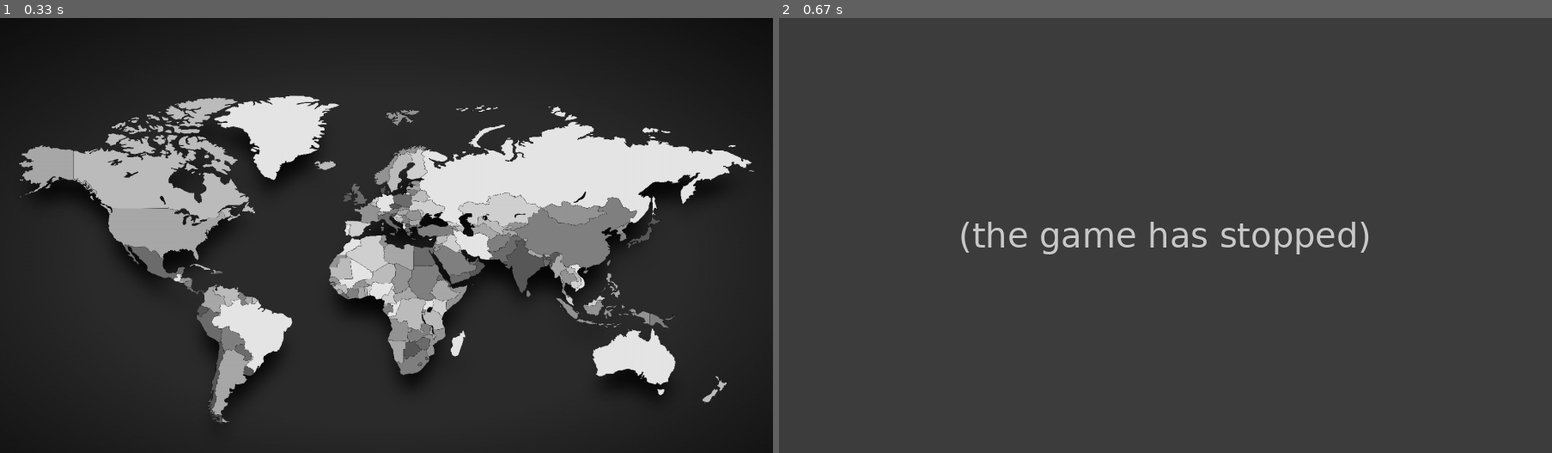
Above: before the commit, frames 1-2 (left to right).
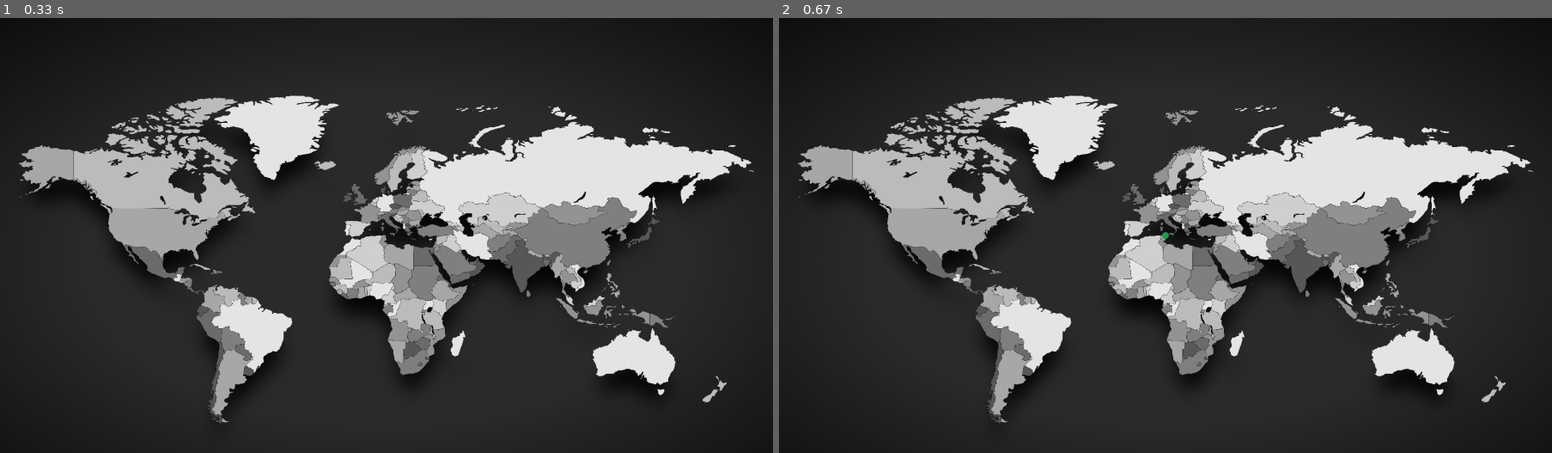
Above: after the commit, the same moments.

Repository: DiegoAlosilla/Simulated-Anneling-Pygame
Game: pygame game, started from main.py
Two runs of this game, one before a commit and one after it. Both use one fixed random seed, a clock stepped at 60 frames per second and the inputs below.
Inputs (mouse positions are in pixels of both pictures, inside the frame that each line leads up to):
- Up to frame 1 (0.33 s): no input
- Up to frame 2 (0.67 s): click (1165, 235) at 0.38 s

Frame 1 is identical in both runs. In frame 2, 63% of the frame differs, in the area x 0-100%, y 0-100%.
Error before the commit: NameError: name 'drawPints2' is not defined (main.py line 43); the game stopped at 0.38 s (later frames are placeholders)

Commit message:
:fire: Implementacion del algoritmo SimulatedAnnealing

Diff:
--- a/Ciudad.py
+++ /dev/null
@@ -1,14 +0,0 @@
-class Ciudad:
-    def __init__(self, lon, lat, name):
-        self.lon = lon
-        self.lat = lat
-        self.name = name
-
-    def distancia(self, ciudad):
-        distanciaX = (ciudad.lon - self.lon) * 40000 * math.cos((self.lat + ciudad.lat) * math.pi / 360) / 360
-        distanciaY = (self.lat - ciudad.lat) * 40000 / 360
-        distancia = math.sqrt((distanciaX * distanciaX) + (distanciaY * distanciaY))
-        return distancia
-
-    def get_nombre_ciudad(ciudad):
-        return ciudad.name
--- a/Coordinates.py
+++ b/Coordinates.py
@@ -1,3 +1,4 @@
+import math
 class Coordinates:
     def __init__(self, x, y):
         #Longitud
@@ -6,7 +7,15 @@
         self.y = y
     #Calcular la distancia entre dos puntos(Coordenadas)
     def distance(self, coordinates):
-        distanceX = (coordinates.x - self.x) * 40000 * math.cos((self.y + ciudad.y) * math.pi / 360) / 360
-        distanceY = (self.y - ciudad.y) * 40000 / 360
+        distanceX = (coordinates.x - self.x) * 40000 * math.cos((self.y + coordinates.y) * math.pi / 360) / 360
+        distanceY = (self.y - coordinates.y) * 40000 / 360
         distance = math.sqrt((distanceX * distanceX) + (distanceY * distanceY))
         return distance
+
+    #Obtenemos las caoordenadas
+    def get_x(coordinates):
+        return coordinates.x
+    def get_y(coordinates):
+        return coordinates.y
+    def get_coordinates(coordinates):
+        return (coordinates.x,coordinates.y)
--- a/Points.py
+++ b/Points.py
@@ -0,0 +1,46 @@
+class Points:
+    #Inicializamos variables
+    def __init__(self, points_admin, points=None):
+        self.points_admin = points_admin
+        self.points = []
+        self.distance = 0
+        if points is not None:
+            self.points = list(points)
+        else:
+            for i in range(0, self.points_admin.get_size()):
+                self.points.append(None)
+
+    #Obtenemos valores de un pointss
+    def __getitem__(self, index):
+        return self.points[index]
+
+
+    def generar_points(self):
+        for indice_coordinates in range(0, self.points_admin.get_size()):
+            self.set_coordinates(indice_coordinates, self.points_admin.get_coordinates(indice_coordinates))
+        #random.shuffle(self.points)
+
+    #Obtenemos coordenadas
+    def get_coordinates(self, points_position):
+        return self.points[points_position]
+
+    def set_coordinates(self, points_position, coordinates):
+        self.points[points_position] = coordinates
+        self.distance = 0
+
+    def get_distance(self):
+        if self.distance == 0:
+            points_distance = 0
+            for indice_point in range(0, self.get_size()):
+                point_inicio = self.get_coordinates(indice_point)
+                if indice_point + 1 < self.get_size():
+                    point_lelgada = self.get_coordinates(indice_point + 1)
+                else:
+                    point_lelgada = self.get_coordinates(0)
+                points_distance += point_inicio.distance(point_lelgada)
+            self.distance = points_distance
+
+        return self.distance
+
+    def get_size(self):
+        return len(self.points)
--- a/PointsAdmin.py
+++ b/PointsAdmin.py
@@ -4,9 +4,12 @@
     #Funcuin para agregar destionos
     def add_coordinates(self, coordinates):
         self.destinations.append(coordinates)
-    #Funcion para obtener destiono
+    #Funcion para obtener coordenadas
     def get_coordinates(self, index):
         return self.destinations[index]
+    #Funcion para actualizar valor del arreglo
+    def set_coordinates(self, index, coordinates):
+        self.destinations[index] = coordinates
     #Fubncion para obtener el numero de destionos
     def get_size(self):
         return len(self.destinations)
--- a/SimulatedAnnealing.py
+++ b/SimulatedAnnealing.py
@@ -1,41 +1,46 @@
+import random
+import math
+from Points import Points
 class SimulatedAnnealing:
-    def __init__(self, destinos, temperatura_inicial, valocidad_enfriamiento):
-        self.tour_admin = destinos
-        self.tour = Tour(destinos)
-        self.tour.generar_tour()
-        self.el_mejor = self.tour
-        self.temperatura = temperatura_inicial
-        self.valocidad_enfriamiento = valocidad_enfriamiento
+    def __init__(self, destinations, temperature_inicial, cooling):
+        self.points_admin = destinations
+        self.points = Points(destinations)
+        self.points.generar_points()
+        self.better = self.points
+        self.temperature = temperature_inicial
+        self.cooling = cooling
 
-    def funcion_aceptacion(self, delta_energia):
+    def get_points(self,index):
+        return self.points[index]
+    def sussces_fun(self, delta_energia):
         if delta_energia < 0:
             return True
-        elif random.random() <= math.exp(-(delta_energia / self.temperatura)):
+        elif random.random() <= math.exp(-(delta_energia / self.temperature)):
             return True
         return False
 
-    def nuevo_tour(self):
-        tour_nuevo = Tour(self.tour_admin, self.tour)
+    def new_points(self):
+        points_new = Points(self.points_admin, self.points)
 
-        pos1 = random.randrange(self.tour.tour_tam())
-        pos2 = random.randrange(self.tour.tour_tam())
-        ciudad1 = tour_nuevo.get_city(pos1)
-        ciudad2 = tour_nuevo.get_city(pos2)
-        tour_nuevo.set_city(pos2, ciudad1)
-        tour_nuevo.set_city(pos1, ciudad2)
+        pos1 = random.randrange(self.points.get_size())
+        pos2 = random.randrange(self.points.get_size())
+        coordinates1 = points_new.get_coordinates(pos1)
+        coordinates2 = points_new.get_coordinates(pos2)
+        points_new.set_coordinates(pos2, coordinates1)
+        points_new.set_coordinates(pos1, coordinates2)
 
-        actual_energia = self.tour.get_distancia()
-        nueva_energia = tour_nuevo.get_distancia()
+        actual_energia = self.points.get_distance()
+        nueva_energia = points_new.get_distance()
         delta = nueva_energia - actual_energia
 
-        if self.funcion_aceptacion(delta):
-            self.tour = tour_nuevo
+        if self.sussces_fun(delta):
+            self.points = points_new
 
-        if tour_nuevo.get_distancia() < self.el_mejor.get_distancia():
-            self.el_mejor = tour_nuevo
-            print(tour_nuevo.get_distancia())
+        if points_new.get_distance() < self.better.get_distance():
+            self.better = points_new
+            print(points_new.get_distance())
 
     def run(self):
-        while self.temperatura > 1:
-            self.nuevo_tour()
-            self.temperatura *= 1 - self.valocidad_enfriamiento
+        while self.temperature > 1:
+            self.new_points()
+            self.temperature *= 1 - self.cooling
--- a/Tour.py
+++ /dev/null
@@ -1,46 +0,0 @@
-class Tour:
-    def __init__(self, tour_admin, tour=None):
-        self.tour_admin = tour_admin
-        self.tour = []
-        self.distancia = 0
-        if tour is not None:
-            self.tour = list(tour)
-        else:
-            for i in range(0, self.tour_admin.numero_de_ciudades()):
-                self.tour.append(None)
-
-    def __getitem__(self, index):
-        return self.tour[index]
-
-    def generar_tour(self):
-        for indice_ciudad in range(0, self.tour_admin.numero_de_ciudades()):
-            self.set_city(indice_ciudad, self.tour_admin.get_city(indice_ciudad))
-        #random.shuffle(self.tour)
-
-    def get_city(self, tour_position):
-        return self.tour[tour_position]
-
-    def set_city(self, tour_position, ciudad):
-        self.tour[tour_position] = ciudad
-        self.distancia = 0
-
-    def get_distancia(self):
-        if self.distancia == 0:
-            tour_distancia = 0
-            for indice_ciudad in range(0, self.tour_tam()):
-                ciudad_inicio = self.get_city(indice_ciudad)
-                if indice_ciudad + 1 < self.tour_tam():
-                    ciudad_lelgada = self.get_city(indice_ciudad + 1)
-                else:
-                    ciudad_lelgada = self.get_city(0)
-                tour_distancia += ciudad_inicio.distancia(ciudad_lelgada)
-            self.distancia = tour_distancia
-
-        return self.distancia
-
-    def tour_tam(self):
-        return len(self.tour)
-
-    def mostrar(self):
-        for i in range(0, self.tour_tam()):
-            print(Ciudad.get_nombre_ciudad(self.get_city(i)))
--- a/TourAdmin.py
+++ /dev/null
@@ -1,11 +0,0 @@
-class TourAdmin:
-    destino_ciudades = []
-
-    def add_city(self, ciudad):
-        self.destino_ciudades.append(ciudad)
-
-    def get_city(self, index):
-        return self.destino_ciudades[index]
-
-    def numero_de_ciudades(self):
-        return len(self.destino_ciudades)
--- a/main.py
+++ b/main.py
@@ -1,4 +1,8 @@
-import sys, pygame, Ciudad, TourAdmin, Tour, SimulatedAnnealing
+import sys, pygame
+from Coordinates import Coordinates
+from PointsAdmin import PointsAdmin
+from SimulatedAnnealing import SimulatedAnnealing
+
 
 #Inicializamos pygame
 pygame.init()
@@ -17,14 +21,33 @@
 backGround = pygame.image.load("resources/img/mapa.png")
 backGround = pygame.transform.scale(backGround,sizeBackGrounbd)
 
+#Creamos el arreglo de puntosAdmin
+pointsA = PointsAdmin()
+
 #Funcion para pintar ciculos
-def drawPints():
-    pygame.draw.circle(screen,(34,153,84,255),(x_mouse, y_mouse),5)
+def drawPoints():
+    coordinates = Coordinates(x_mouse, y_mouse)
+    pointsA.add_coordinates(coordinates)
+    for i in range(0,pointsA.get_size()):
+        pygame.draw.circle(screen,(34,153,84,255),Coordinates.get_coordinates(pointsA.get_coordinates(i)),7)
 
 #Función para pintar lineas
 #color = pygame.Color(70,80,150)
-#def drawLine():
-#    pygame.draw.line(screen,color,(),())
+def drawLine():
+    for i in range(1,pointsA.get_size()):
+
+        if pointsA.get_size() > 1:
+            temp = i-1
+            pygame.draw.line(screen,(34,153,84,255),Coordinates.get_coordinates(pointsA.get_coordinates(i)),
+            Coordinates.get_coordinates(pointsA.get_coordinates(temp)),
+            3)
+            #pygame.time.delay(1000)
+            if i == pointsA.get_size()-1 :
+                pygame.draw.line(screen,(34,153,84,255),Coordinates.get_coordinates(pointsA.get_coordinates(i)),
+                Coordinates.get_coordinates(pointsA.get_coordinates(0)),
+                3)
+                #pygame.time.delay(1000)
+
 
 #Comenzamos el bucle del juego
 run = True
@@ -39,8 +62,25 @@
                 #obtiene la posicion del mouse dobde se presiono
                 x_mouse,y_mouse=pygame.mouse.get_pos()
                 #dibuja un circulo en la posion
-                drawPints()
-                drawPints2()
+                drawPoints()
+            if event.button == 3:
+                #dibuja un circulo en la posion
+                screen.blit(backGround,(0,0))
+                drawLine()
+        #Evento con el que capturamos si se presiono un boton del teclado
+        if event.type == pygame.KEYDOWN:
+            #Aplicamos el algoritmo SimulatedAnnealing
+            if event.key == pygame.K_SPACE:
+                screen.blit(backGround,(0,0))
+                sa = SimulatedAnnealing(pointsA, 10000, 0.003)
+                sa.run()
+                for i in range(pointsA.get_size()):
+                    pointsA.set_coordinates(i,sa.get_points(i))
+                drawPoints()
+                drawLine()
+
+                pygame.display.flip()
+
         if event.type==pygame.QUIT:
             pygame.quit()
             sys.exit()
Not shown, added: resources/music/tema.mp3
